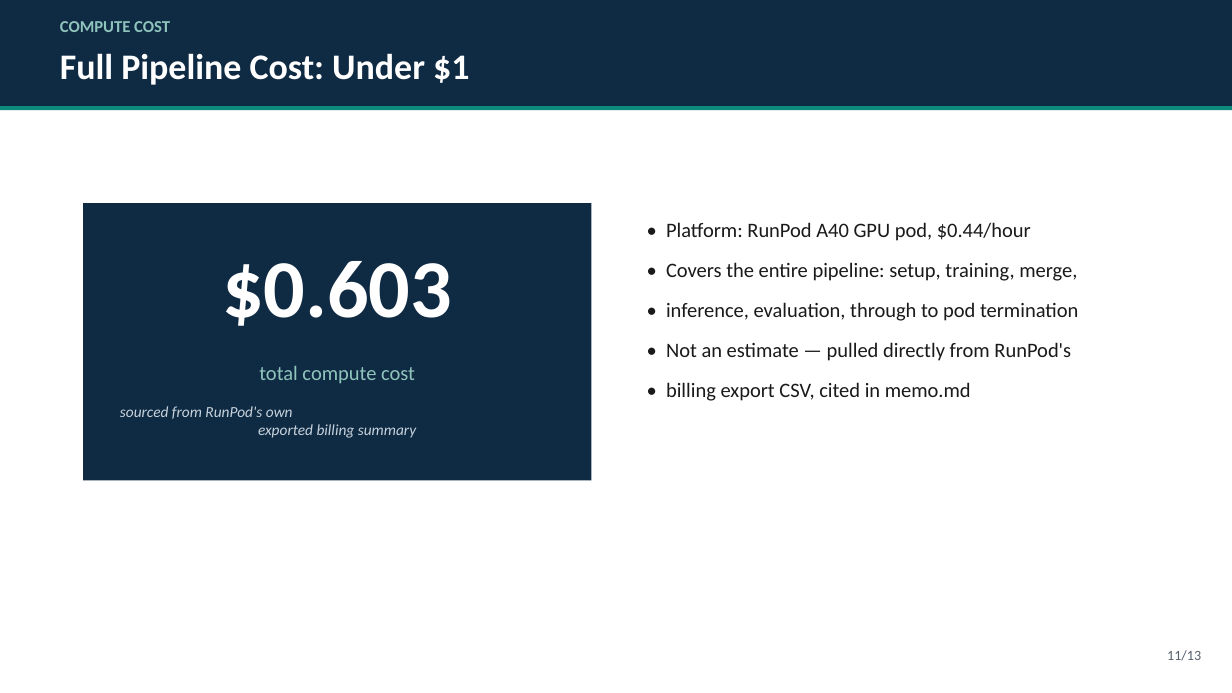
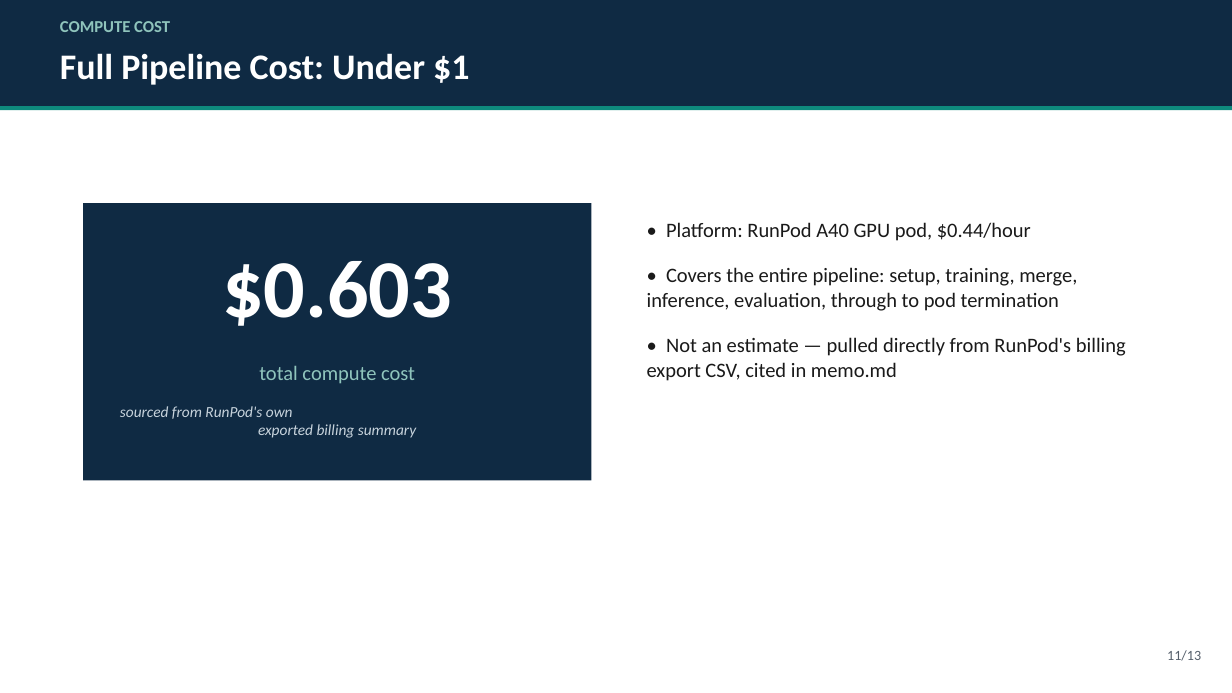
Before and after one commit to pmutua/biashara-assist-fine-tuning-capstone, a slide deck: slide 11 of BiasharaAssist_Capstone_Presentation.pptx. Drawn at 1232x693 pixels with LibreOffice and Linux fonts; fonts in the diff are those of the drawing. Boxes give left, top, right and bottom in pixels: in the first picture for what was removed or moved away, otherwise in the second. Text is boxed around its words. In the diff, an @@ line names an element or a change of style, - is before the commit and + after.

```diff
--- a/BiasharaAssist_Capstone_Presentation.pptx
+++ b/BiasharaAssist_Capstone_Presentation.pptx
@@ text at bbox=[647, 267, 1126, 381]: text changed @@
-• Covers the entire pipeline: setup, training, merge,
-• inference, evaluation, through to pod termination
-• Not an estimate — pulled directly from RunPod's
-• billing export CSV, cited in memo.md
+• Covers the entire pipeline: setup, training, merge, inference, evaluation, through to pod termination
+• Not an estimate — pulled directly from RunPod's billing export CSV, cited in memo.md
```
Also in this commit, not shown: 2 other slides changed.
